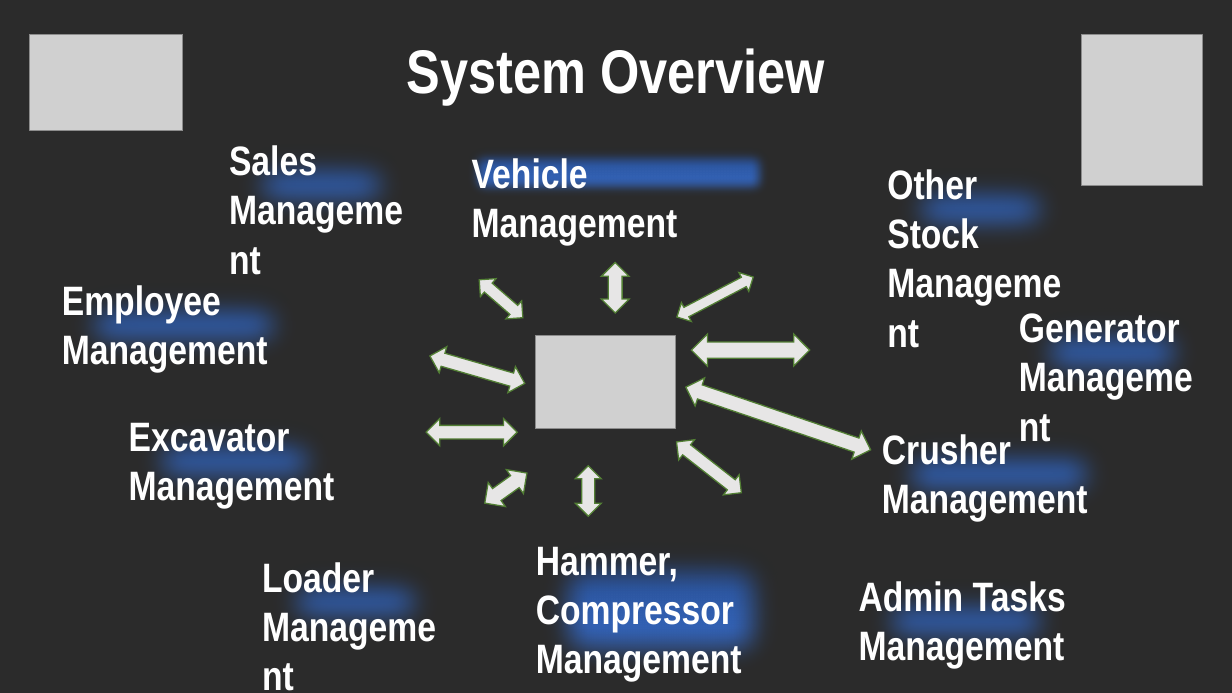
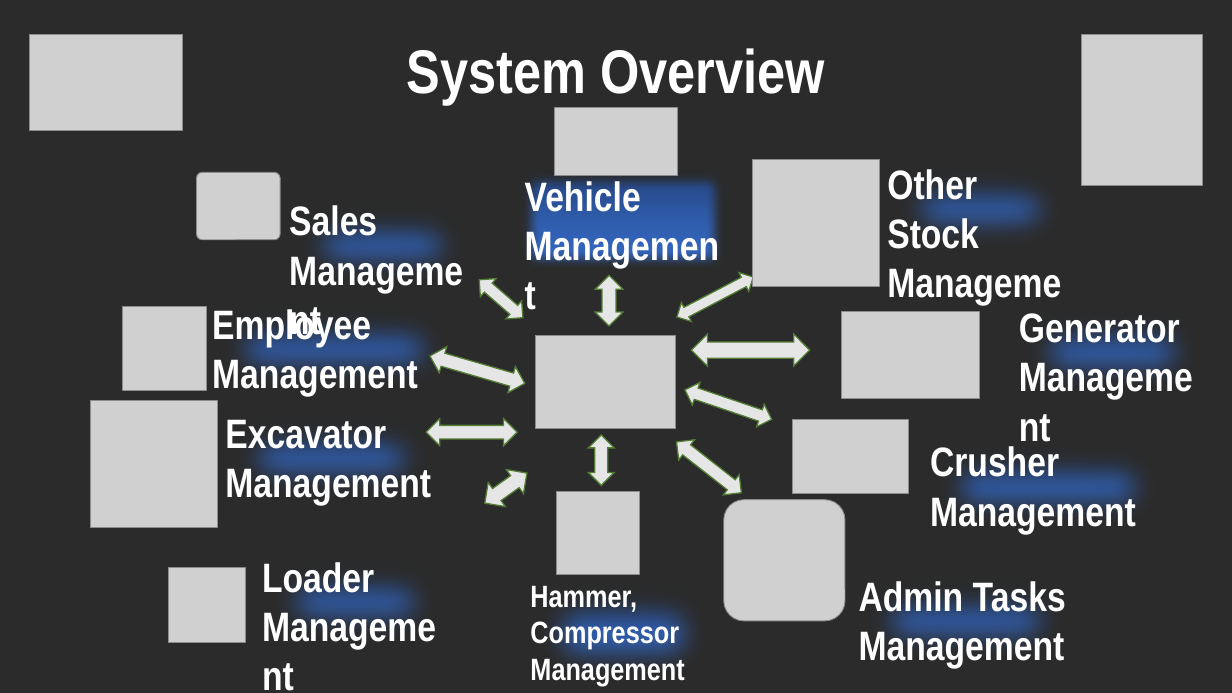
Before and after one commit to Lasitha64/Project1, a slide deck: slide 8 of Project Proposal New.pptx. Drawn at 1232x693 pixels with LibreOffice and Linux fonts; fonts in the diff are those of the drawing; grey boxes stand for pictures; background and template pictures are left out; a plain dark background stands for a picture behind light text. Boxes give left, top, right and bottom in pixels: in the first picture for what was removed or moved away, otherwise in the second. Text is boxed around its words. In the diff, an @@ line names an element or a change of style, - is before the commit and + after.

Commit message:
System Overview Completed

```diff
--- a/Project Proposal New.pptx
+++ b/Project Proposal New.pptx
@@ picture added at [555, 108, 677, 177] @@
@@ picture added at [197, 173, 281, 240] @@
@@ text "Vehicle Management" rewrapped from [472, 155, 678, 245] to [525, 177, 641, 218] @@
@@ picture added at [752, 159, 880, 287] @@
@@ text "Sales Management": place and size @@
-text "Sales Management" at [229, 142, 317, 183]
+text "Sales Management" at [289, 202, 377, 243]
@@ text "Employee Management": place and size @@
-text "Employee Management" at [62, 281, 268, 372]
+text "Employee Management" at [212, 305, 418, 396]
@@ left right arrow: place and size @@
-left right arrow at [601, 262, 629, 313]
+left right arrow at [596, 275, 623, 326]
@@ picture added at [123, 306, 207, 390] @@
@@ picture added at [842, 311, 981, 398] @@
@@ left right arrow: place and size @@
-left right arrow at [682, 373, 876, 464]
+left right arrow at [682, 379, 776, 431]
@@ picture added at [91, 400, 217, 528] @@
@@ text "Excavator Management": place and size @@
-text "Excavator Management" at [129, 418, 335, 508]
+text "Excavator Management" at [225, 414, 431, 505]
@@ left right arrow: place and size @@
-left right arrow at [575, 465, 601, 516]
+left right arrow at [588, 435, 614, 486]
@@ picture added at [793, 420, 909, 493] @@
@@ text "Crusher Management": place and size @@
-text "Crusher Management" at [882, 430, 1088, 521]
+text "Crusher Management" at [930, 443, 1136, 533]
@@ picture added at [556, 492, 640, 575] @@
@@ picture added at [724, 500, 845, 621] @@
@@ picture added at [168, 567, 245, 642] @@
@@ text "Hammer, Compressor Management": place and size @@
-text "Hammer, Compressor Management" at [536, 541, 742, 681]
+text "Hammer, Compressor Management" at [530, 585, 684, 687]
@@ text "Hammer, Compressor Management" at [530, 585, 684, 687]: size 32 to 24 pt @@
```
